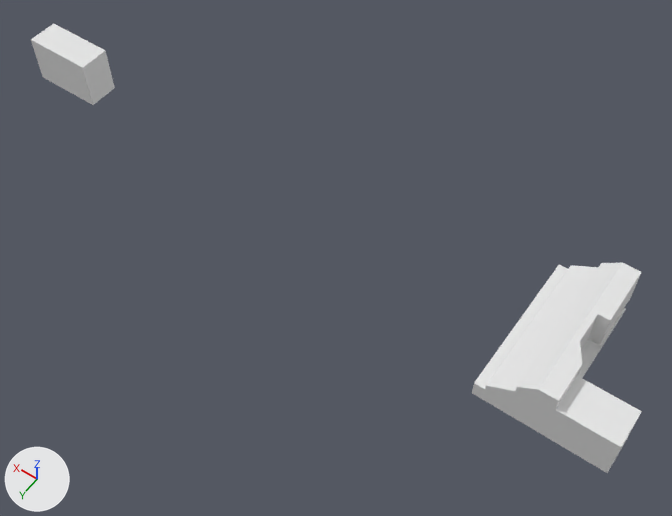
Renders of the Blender file IE_building.blend from each side of a commit.
Both versions are drawn from a 50 mm lens placed at (-5.6, 57.7, 97.5), pointed at (39.5, -5.4, -1.8). Lighting does not change. The marker at lower left points along +X, +Y and +Z.
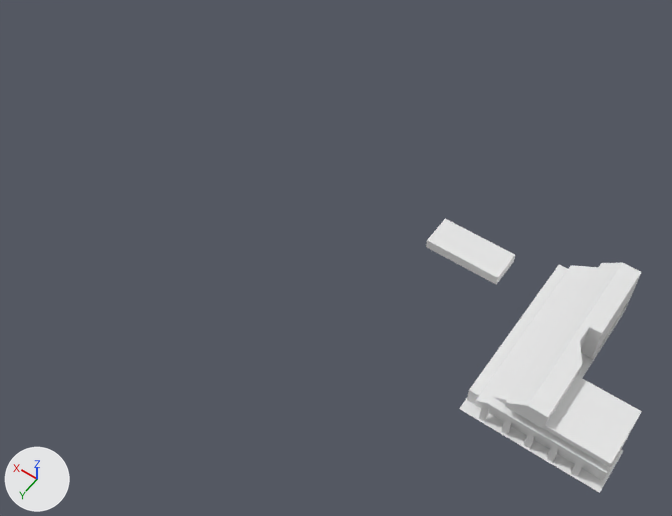
Changed parts and their boxes [x1, y1, x2, y2] in the pictures (672 x 516 px):
'Cube.001', reshaped
    before: [472, 263, 641, 436]
    after: [467, 263, 641, 443]
'Cube.002', moved, rescaled (19% shorter)
    before: [31, 23, 115, 105]
    after: [426, 219, 515, 285]
'Cube', reshaped (8% taller)
    before: [545, 376, 642, 473]
    after: [540, 376, 642, 481]
'Plane.009', added
    after: [459, 398, 623, 493]
'Cube.003', added
    after: [571, 461, 583, 477]
'Cube.004', added
    after: [547, 446, 559, 462]
'Cube.006', added
    after: [501, 418, 512, 435]
'Cube.007', added
    after: [479, 405, 489, 422]
'Cube.005', added
    after: [524, 432, 535, 448]

The change, as a list of edits to the scene's bpy script:
```text
Change me_cube_001:
    used by ob_cube; location = (0.1, -0.9, 1.5); scale = (4.0, 2.71, 3.05)
    remove me_cube_001.from_pydata(...)  # 67 vertices, 41 faces; spans x -1.0..1.0, y -1.0..1.0, z -1.14..1.0
    add me_cube_001.from_pydata(...)  # 101 vertices, 66 faces; spans x -1.0..1.0, y -1.0..1.9, z -1.14..1.0
    me_cube_001 part 1: 7 vertices removed from x -1.0..1.0, y 1.0, z -1.14..1.0; 41 vertices added at x -1.0..1.0, y 0.88..1.9, z -1.14..1.0
Change me_cube_006:
    used by ob_cube_001; location = (9.0, -6.3, 2.4); scale = (5.0, 8.11, 4.0)
    remove me_cube_006.from_pydata(...)  # 61 vertices, 37 faces; spans x -1.0..1.0, y -1.71..1.0, z -1.11..1.0
    add me_cube_006.from_pydata(...)  # 70 vertices, 44 faces; spans x -1.0..1.0, y -1.71..1.31, z -1.11..1.0
    me_cube_006 part 2: 4 vertices moved from x -1.0..-0.01, y 1.0, z 0.28..1.0 to x -1.0..-0.01, y 1.18..1.31, z 0.28..1.0; 23 vertices removed from x -1.0..1.0, y -1.71..1.0, z -1.11..1.0; 32 vertices added at x -1.0..1.0, y -0.35..1.31, z -1.11..1.0
Add me_plane_012:
    me_plane_012.from_pydata([(-1.0, -1.0, 0.0), (1.0, -1.0, 0.0), (-1.0, 1.0, 0.0), (1.0, 1.0, 0.0)], [], [(0, 1, 3, 2)])
Change ob_cube_002:
    ob_cube_002.location: (91.1, -9.0, 3.9) -> (23.9, -13.4, 3.0)
    ob_cube_002.scale: (5.44, 2.35, 3.67) -> (5.24, 2.26, 0.72)
Add ob_cube_007:
    ob_cube_007 = bpy.data.objects.new('Cube.007', me_cube_007.copy())  # the mesh of ob_cube_002
    ob_cube_007.location = (11.2, 4.1, -0.2)
    ob_cube_007.scale = (0.393, 0.228, 1.78)
Add ob_cube_006:
    ob_cube_006 = bpy.data.objects.new('Cube.006', me_cube_007.copy())  # the mesh of ob_cube_002
    ob_cube_006.location = (8.2, 4.1, -0.2)
    ob_cube_006.scale = (0.393, 0.228, 1.78)
Add ob_cube_005:
    ob_cube_005 = bpy.data.objects.new('Cube.005', me_cube_007.copy())  # the mesh of ob_cube_002
    ob_cube_005.location = (5.2, 4.1, -0.2)
    ob_cube_005.scale = (0.393, 0.228, 1.78)
Add ob_cube_004:
    ob_cube_004 = bpy.data.objects.new('Cube.004', me_cube_007.copy())  # the mesh of ob_cube_002
    ob_cube_004.location = (2.2, 4.1, -0.2)
    ob_cube_004.scale = (0.393, 0.228, 1.78)
Add ob_plane_009:
    ob_plane_009 = bpy.data.objects.new('Plane.009', me_plane_012)
    ob_plane_009.location = (5.0, 1.4, -2.0)
    ob_plane_009.scale = (9.23, 3.19, 1.0)
Add ob_cube_003:
    ob_cube_003 = bpy.data.objects.new('Cube.003', me_cube_007.copy())  # the mesh of ob_cube_002
    ob_cube_003.location = (-0.9, 4.1, -0.2)
    ob_cube_003.scale = (0.393, 0.228, 1.78)
```
